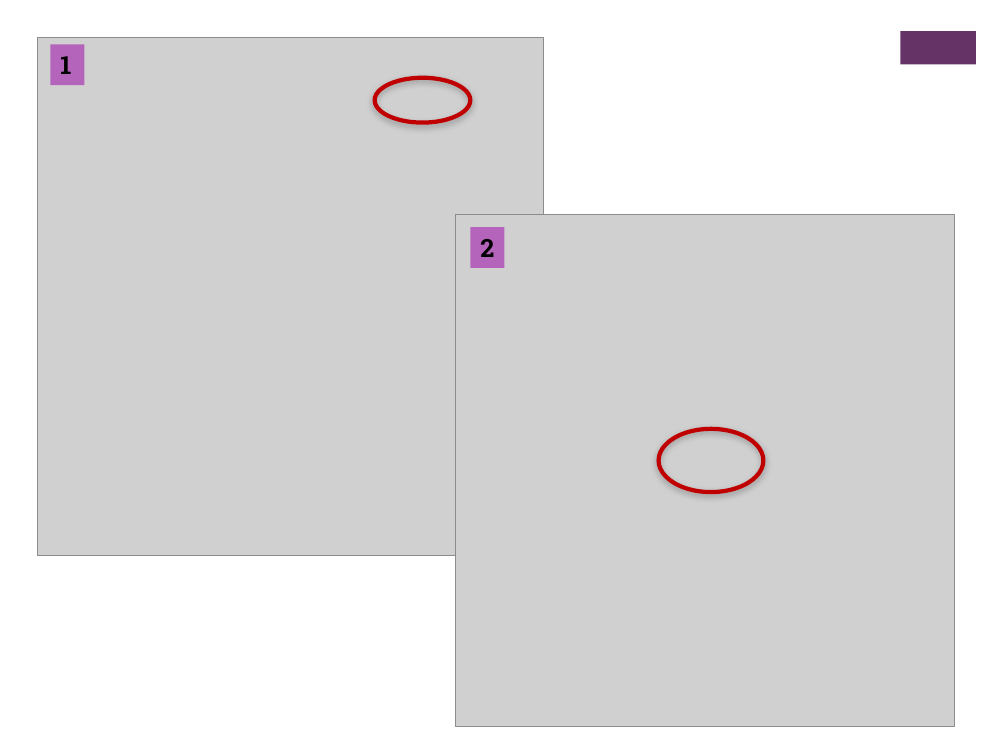
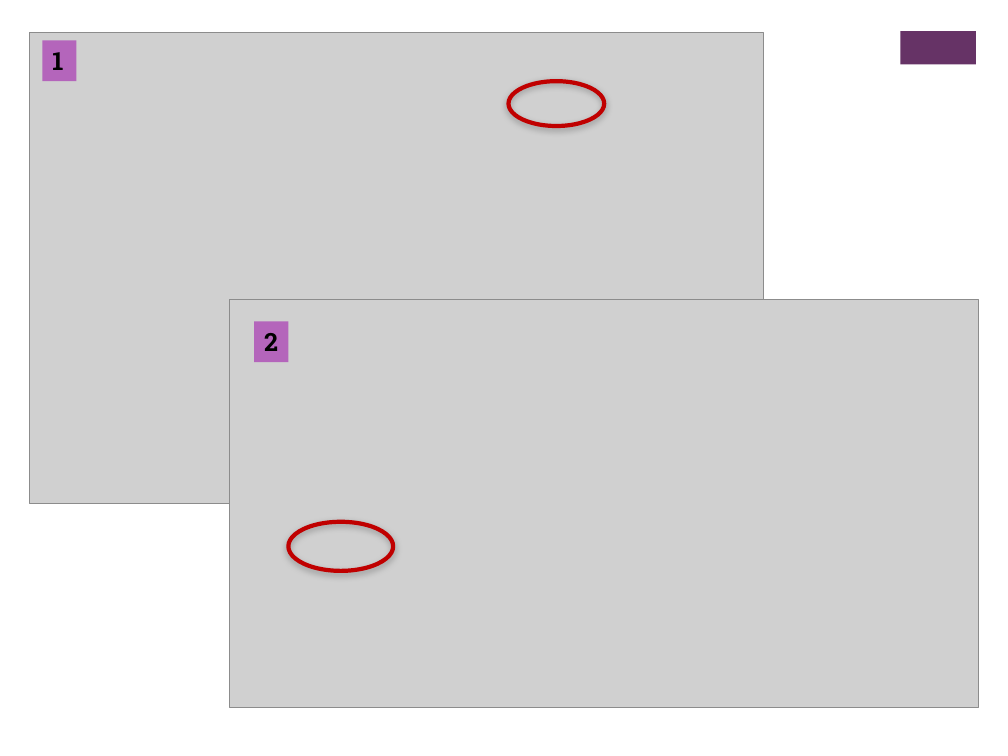
Before and after one commit to carboned4/C_C_U-2015-10, a slide deck: slide 8 of Aula 09/G10 - Apresentacao - Lab09.pptx. Drawn at 1008x756 pixels with LibreOffice and Linux fonts; fonts in the diff are those of the drawing; grey boxes stand for pictures. Boxes give left, top, right and bottom in pixels: in the first picture for what was removed or moved away, otherwise in the second. Text is boxed around its words. In the diff, an @@ line names an element or a change of style, - is before the commit and + after.

```diff
--- a/Aula 09/G10 - Apresentacao - Lab09.pptx
+++ b/Aula 09/G10 - Apresentacao - Lab09.pptx
@@ picture: place and size @@
-picture at (37,37,543,555)
+picture at (29,32,764,503)
@@ rectangle "1": place and size @@
-rectangle "1" at (50,44,85,85)
+rectangle "1" at (42,40,77,81)
@@ ellipse: place and size @@
-ellipse at (375,78,471,122)
+ellipse at (508,82,604,126)
@@ picture: place and size @@
-picture at (456,215,955,727)
+picture at (230,299,980,707)
@@ rectangle "2": place and size @@
-rectangle "2" at (471,227,505,267)
+rectangle "2" at (254,322,288,362)
@@ ellipse: place and size @@
-ellipse at (658,428,763,492)
+ellipse at (288,522,393,572)
```
Also in this commit, not shown: 3 other slides changed, 4 slides added, 4 slides removed, 1 other file.
